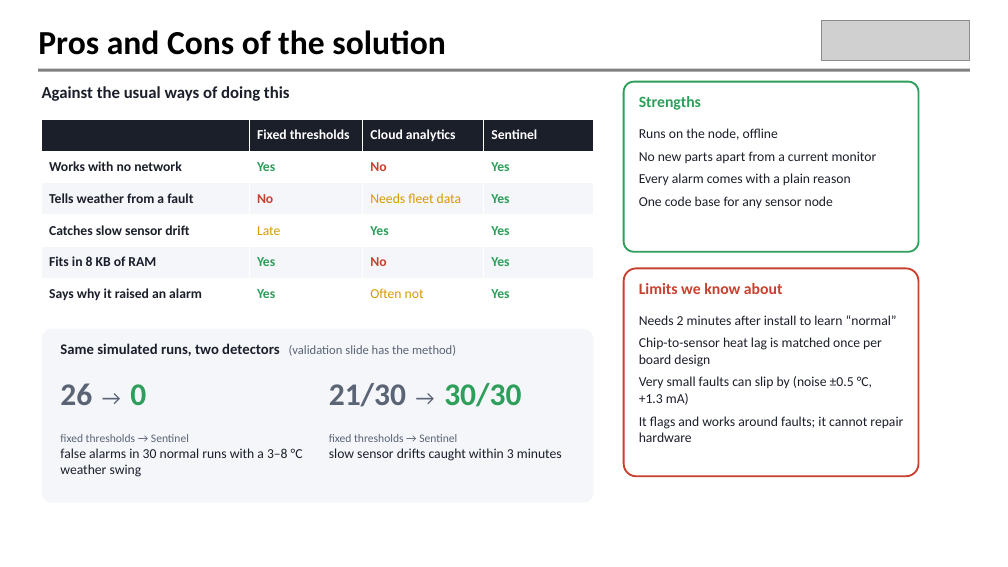
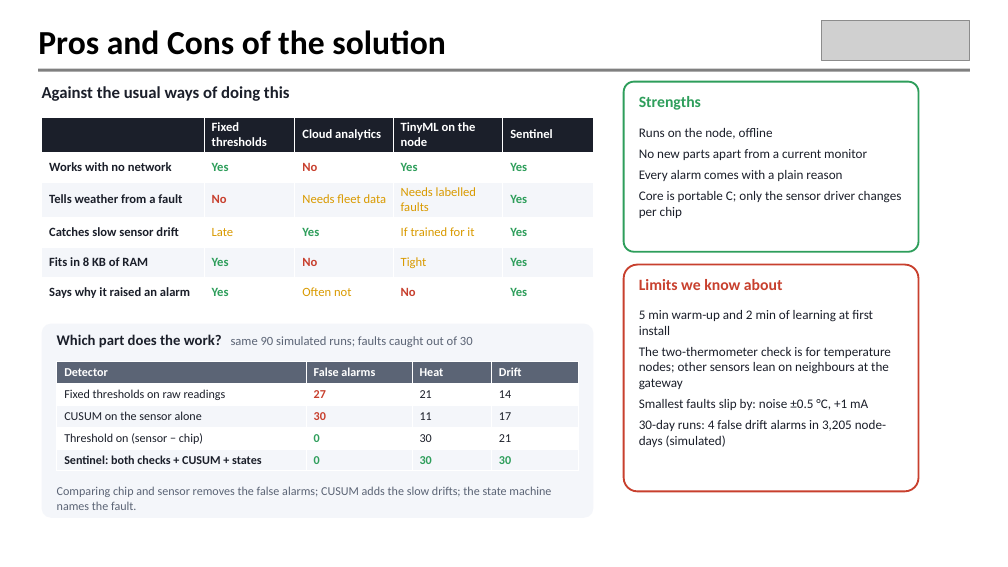
Before and after one commit to shriram-s7/sentinel-techgium, a slide deck: slide 4 of docs/22825_TG10_Presentation Round.pptx. Drawn at 1008x567 pixels with LibreOffice and Linux fonts; fonts in the diff are those of the drawing; grey boxes stand for pictures; background and template pictures are left out. Boxes give left, top, right and bottom in pixels: in the first picture for what was removed or moved away, otherwise in the second. Text is boxed around its words. In the diff, an @@ line names an element or a change of style, - is before the commit and + after.

```diff
--- a/docs/22825_TG10_Presentation Round.pptx
+++ b/docs/22825_TG10_Presentation Round.pptx
@@ table at (42, 117, 594, 302) @@
+column 4: TinyML on the node | Yes | Needs labelled faults | If trained for it | Tight | No
@@ text at (639, 128, 867, 181): size 13 to 12.5 pt in "Runs on the node, offline", "No new parts apart from a current ...", "Every alarm comes with a plain reason"; less space between paragraphs @@
@@ text at (639, 191, 901, 218): text changed; size 13 to 12.5 pt @@
-One code base for any sensor node
+Core is portable C; only the sensor driver changes per chip
@@ rounded rectangle: place and size @@
-rounded rectangle at (624, 268, 919, 476)
+rounded rectangle at (624, 265, 919, 492)
@@ text "Limits we know about": place and size @@
-text "Limits we know about" at (639, 283, 783, 294)
+text "Limits we know about" at (639, 279, 783, 290)
@@ rounded rectangle: place and size @@
-rounded rectangle at (42, 329, 594, 503)
+rounded rectangle at (42, 324, 594, 518)
@@ rounded rectangle at (42, 324, 594, 518): proportions changed @@
@@ text at (639, 310, 891, 447): text changed; size 13 to 12.5 pt @@
-Needs 2 minutes after install to learn “normal”
-Chip-to-sensor heat lag is matched once per board design
-Very small faults can slip by (noise ±0.5 °C, +1.3 mA)
-It flags and works around faults; it cannot repair hardware
+5 min warm-up and 2 min of learning at first install
+The two-thermometer check is for temperature nodes; other sensors lean on neighbours at the gateway
+Smallest faults slip by: noise ±0.5 °C, +1 mA
+30-day runs: 4 false drift alarms in 3,205 node-days (simulated)
@@ text at (57, 334, 473, 348): text changed; size 14 to 12 pt; text colour #1B1F2A to #5B6475; bold off @@
-Same simulated runs, two detectors (validation slide has the method)
+Which part does the work? same 90 simulated runs; faults caught out of 30
@@ table added at (57, 361, 578, 471), 5 rows, 4 columns @@
+Detector | False alarms | Heat | Drift
+Fixed thresholds on raw readings | 27 | 21 | 14
+CUSUM on the sensor alone | 30 | 11 | 17
+Threshold on (sensor − chip) | 0 | 30 | 21
+Sentinel: both checks + CUSUM + states | 0 | 30 | 30
@@ text removed at (60, 383, 146, 405) @@
-26 → 0
@@ text removed at (329, 383, 521, 407) @@
-21/30 → 30/30
@@ text removed at (60, 434, 303, 477) @@
-fixed thresholds → Sentinel
-false alarms in 30 normal runs with a 3–8 °C weather swing
@@ text removed at (329, 434, 562, 461) @@
-fixed thresholds → Sentinel
-slow sensor drifts caught within 3 minutes
@@ text added at (57, 486, 551, 510), 11.5 pt, text #5B6475 @@
+Comparing chip and sensor removes the false alarms; CUSUM adds the slow drifts; the state machine names the fault.
```
Also in this commit, not shown: 10 other slides changed, 1 slide added, 22 other files.
